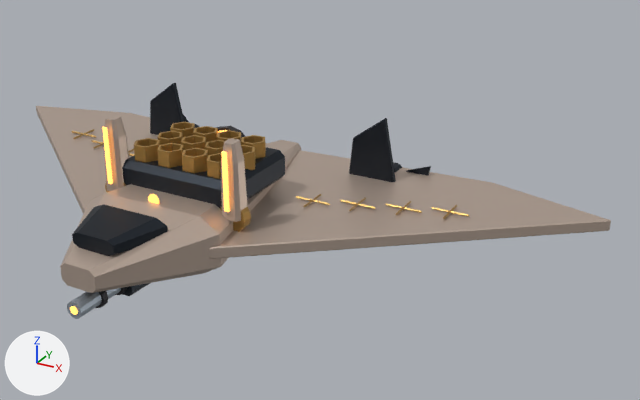
The Blender file out/mech_reference/t09/t09.blend, before and after one commit.
The view is the same before and after, from a camera (50 mm lens) standing at (5.55, -7.28, 5.33) and looking at (1.3, 0.44, 1.47). The lights are fixed; the arrows at lower left show +X, +Y and +Z. The picture after the commit comes second.

Objects in the first picture: 'Dark nose canopy', 'Faceted aerodynamic fuselage', 'Honeycomb dorsal launch bay', 'Honeycomb launch cell.009', 'Honeycomb launch cell.010', 'Light weapon open bore', 'Reference wing planform', 'Reference wing planform.001', 'Retractable armor shield emitter', 'Retractable armor shield emitter.001', 'Shield emitter luminous rail', 'Shield emitter luminous rail.001', 'Twin rear vertical fin', 'Twin rear vertical fin.001' and 19 more.
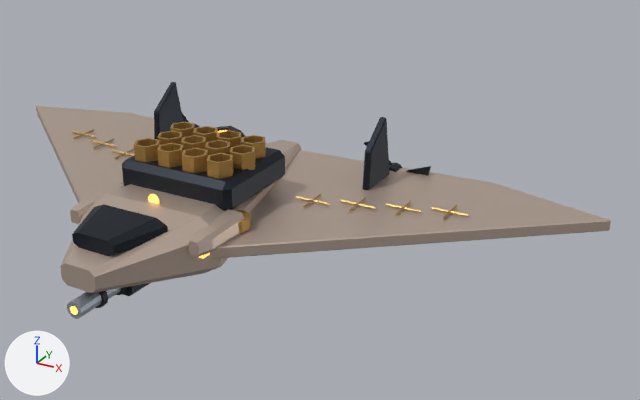
ob_emitter_l is not drawn itself; it is the parent of ob_retractable_armor_shield_emitter, ob_shield_emitter_luminous_rail, ob_shield_emitter_hinge.
ob_emitter_r is not drawn itself; it is the parent of ob_retractable_armor_shield_emitter_001, ob_shield_emitter_luminous_rail_001, ob_shield_emitter_hinge_001.

Changed parts and their boxes (x1, y1, x2, y2) in the pictures (640 x 400 px):
'Retractable armor shield emitter', reshaped, moved, turned
    before: (221, 138, 248, 222)
    after: (189, 209, 244, 257)
'Twin rear vertical fin.001', turned
    before: (349, 118, 396, 182)
    after: (362, 117, 389, 190)
'Retractable armor shield emitter.001', moved, turned
    before: (104, 115, 129, 191)
    after: (70, 182, 124, 224)
'Twin rear vertical fin', turned
    before: (150, 83, 184, 135)
    after: (154, 82, 183, 140)
'Shield emitter luminous rail', mesh rescaled, moved, turned
    before: (221, 151, 230, 212)
    after: (199, 253, 210, 259)
'Shield emitter hinge', moved, turned
    before: (220, 207, 251, 232)
    after: (236, 210, 251, 233)
'Shield emitter luminous rail.001', moved, turned (not visible afterwards)
    before: (102, 127, 113, 184)
'Shield emitter hinge.001', moved, turned (not visible afterwards)
    before: (105, 183, 126, 192)

What changed in the scene script:
```text
Change me_retractable_armor_shield_emitter:
    used by ob_retractable_armor_shield_emitter; parent = ob_emitter_l; location = (0.0, 0.0, 0.0)
    remove me_retractable_armor_shield_emitter.from_pydata(...)  # 24 vertices, 18 faces; spans x -0.115..0.115, y -0.12..0.12, z 0.0..0.82
    add me_retractable_armor_shield_emitter.from_pydata(...)  # 24 vertices, 18 faces; spans x -0.115..0.115, y -0.12..0.12, z 0.0..0.72
    me_retractable_armor_shield_emitter part 1: all 16 vertices in x -0.1..0.1, y -0.1..0.1, z 0.62..0.82 are scaled about their middle by (1, 1, 0.864), then moved by (0.0, 0.0, -0.086)
Change me_shield_emitter_luminous_rail:
    used by ob_shield_emitter_luminous_rail; parent = ob_emitter_l; location = (0.0, -0.14, 0.43)
    remove me_shield_emitter_luminous_rail.from_pydata(...)  # 8 vertices, 6 faces; spans x -0.03..0.03, y -0.013..0.013, z -0.325..0.325
    add me_shield_emitter_luminous_rail.from_pydata(...)  # 8 vertices, 6 faces; spans x -0.03..0.03, y -0.013..0.013, z -0.27..0.27
    me_shield_emitter_luminous_rail part 2: the whole mesh is scaled about its middle by (1, 1, 0.831)
Change ob_emitter_l:
    ob_emitter_l.location: (0.765, -0.4, 0.2) -> (0.765, -0.4, 0.14)
    ob_emitter_l.rotation_euler: (0.0, 0.0, 0.0) -> (1.571, 0.0, 0.0)  # degrees (0, 0, 0) -> degrees (90, 0, 0)
Change ob_emitter_r:
    ob_emitter_r.location: (-0.765, -0.4, 0.2) -> (-0.765, -0.4, 0.14)
    ob_emitter_r.rotation_euler: (0.0, 0.0, 0.0) -> (1.571, 0.0, 0.0)  # degrees (0, 0, 0) -> degrees (90, 0, 0)
Change ob_twin_rear_vertical_fin:
    ob_twin_rear_vertical_fin.rotation_euler: (0.0, 0.0, 0.0) -> (0.0, 0.0, 1.571)  # degrees (0, 0, 0) -> degrees (0, 0, 90)
Change ob_twin_rear_vertical_fin_001:
    ob_twin_rear_vertical_fin_001.rotation_euler: (0.0, 0.0, 0.0) -> (0.0, 0.0, 1.571)  # degrees (0, 0, 0) -> degrees (0, 0, 90)
Change ob_shield_emitter_luminous_rail:
    ob_shield_emitter_luminous_rail.location: (0.0, -0.14, 0.43) -> (0.0, -0.14, 0.346)
Change ob_shield_emitter_luminous_rail_001:
    ob_shield_emitter_luminous_rail_001.location: (0.0, -0.14, 0.43) -> (0.0, -0.14, 0.346)
```
